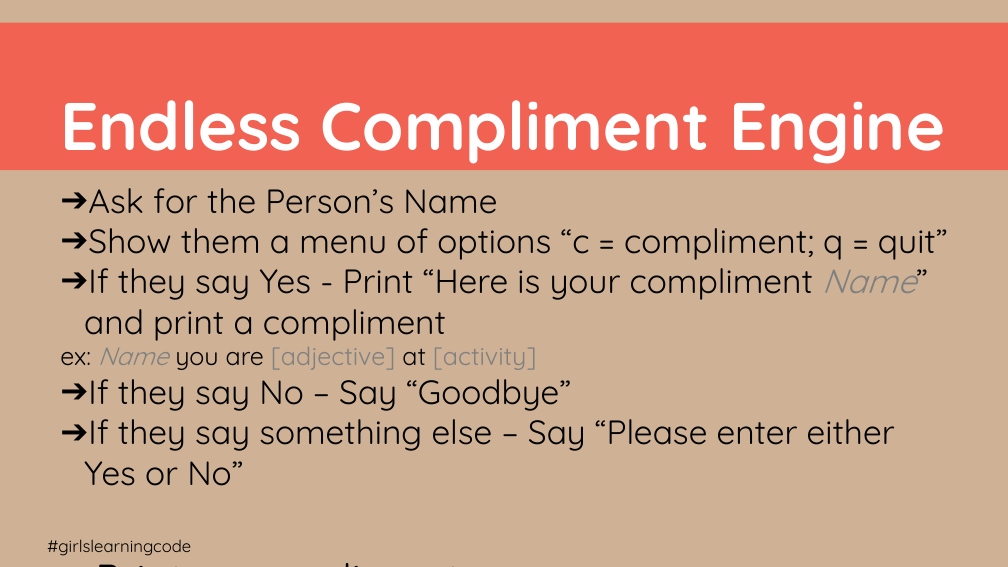
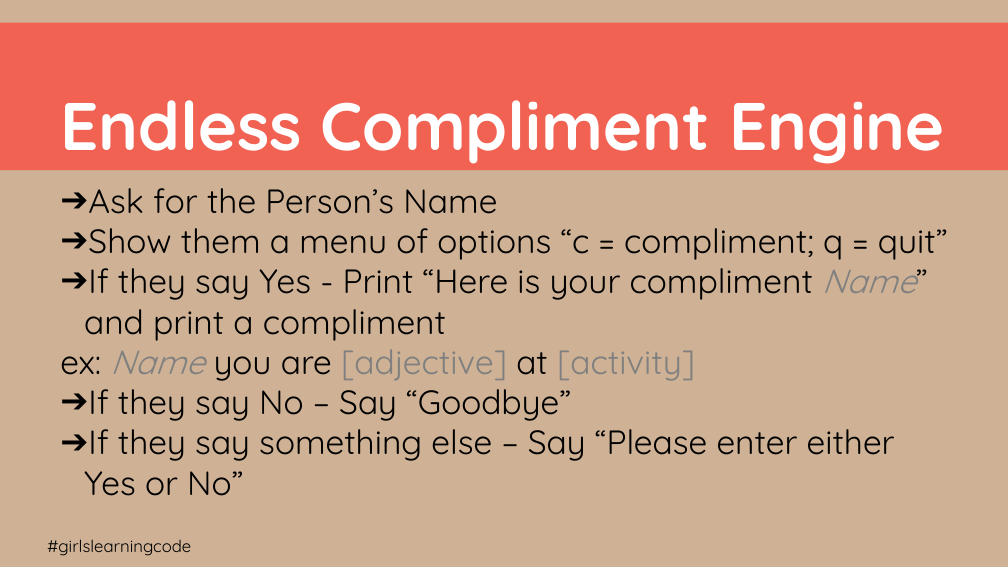
Before and after one commit to lrlna/glc-ruby, a slide deck: slide 108 of Girls Learning Code Ruby Slides (1).pptx. Drawn at 1008x567 pixels with LibreOffice and Linux fonts; fonts in the diff are those of the drawing; background and template pictures are left out. Boxes give left, top, right and bottom in pixels: in the first picture for what was removed or moved away, otherwise in the second. Text is boxed around its words. In the diff, an @@ line names an element or a change of style, - is before the commit and + after.

```diff
--- a/Girls Learning Code Ruby Slides (1).pptx
+++ b/Girls Learning Code Ruby Slides (1).pptx
@@ text at [60,337,695,381]: size 18 to 24 pt in "ex: Name you are [adjective] at [activity]" @@
```
Also in this commit, not shown: 2 other slides changed.
